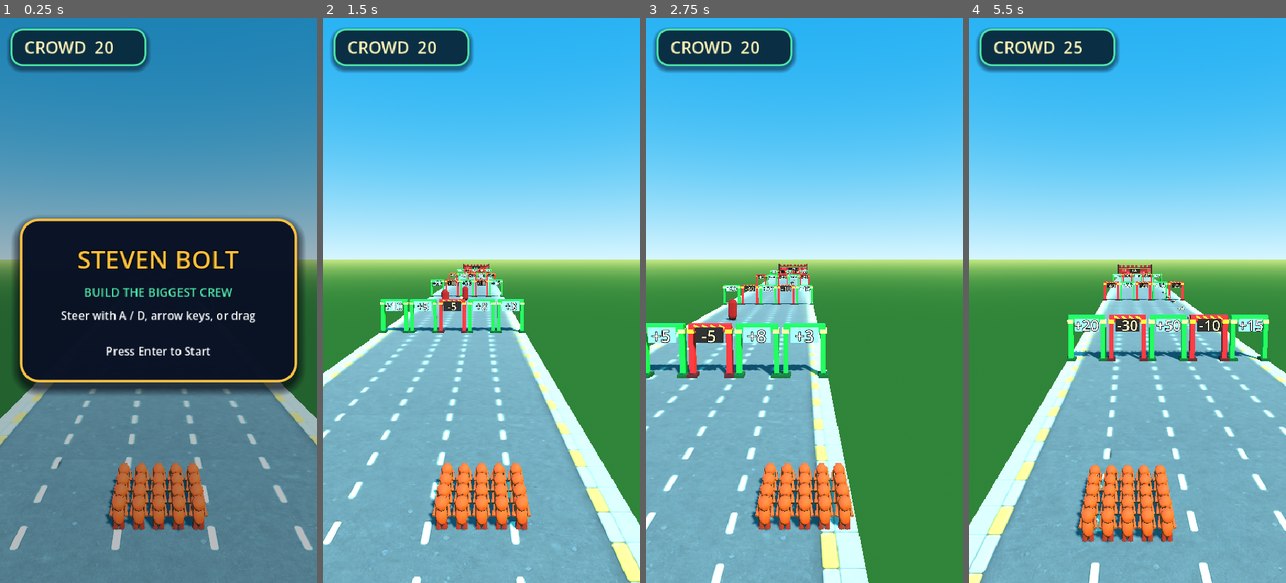
Above: before the commit, frames 1-4 (left to right).
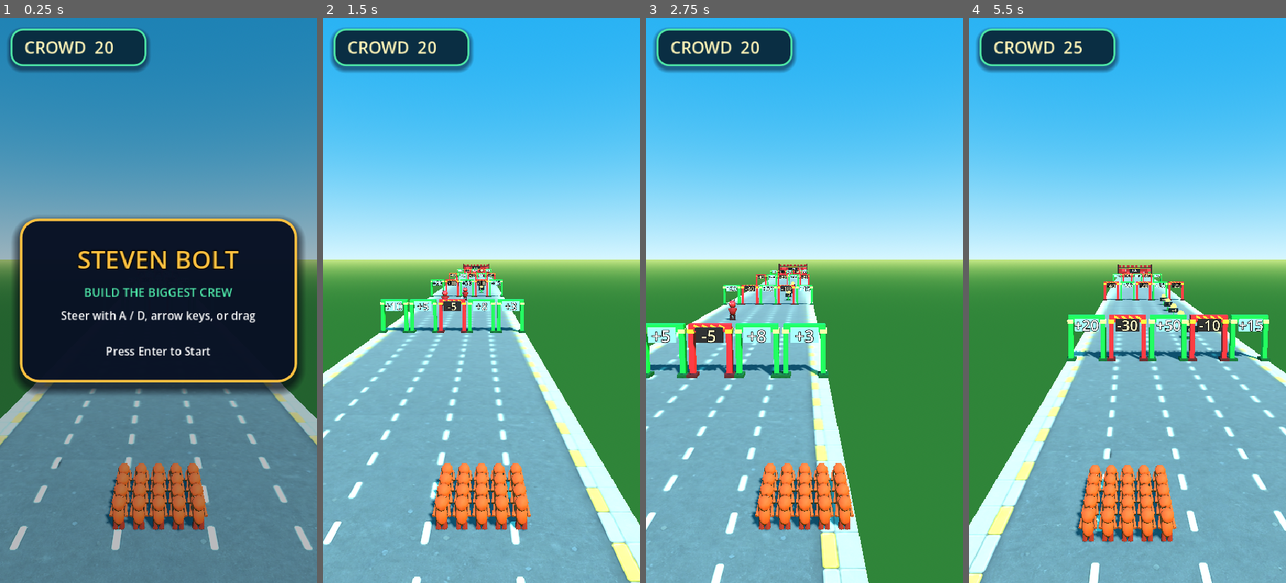
Above: after the commit, the same moments.

Repository: hobsojam/steven-bolt
Game: Godot game, scene res://scenes/main.tscn
Two runs of this game, one before a commit and one after it. Both use one fixed random seed, a clock stepped at 60 frames per second and the inputs below.
Inputs (mouse positions are in pixels of both pictures, inside the frame that each line leads up to):
- Up to frame 1 (0.25 s): no input
- Up to frame 2 (1.5 s): tap Enter (ui_accept) at 0.5, 0.77 s; move the mouse to (551, 272) at 0.52 s; hold Right (lane_right) 0.53-1.25 s; click (551, 272) at 0.67 s; drag from (418, 328) to (465, 413) at 1.27 s
- Up to frame 3 (2.75 s): move the mouse to (836, 176) at 2.02 s; hold Right (lane_right) from 2.03 s (still down)
- Up to frame 4 (5.5 s): release Right (lane_right) at 2.75 s; drag from (1111, 413) to (1032, 215) at 2.77 s; move the mouse to (1222, 385) at 3.52 s; hold Left (lane_left) 3.53-4.25 s; tap Enter (ui_accept) at 3.77 s; drag from (1032, 215) to (1079, 159) at 4.27 s; move the mouse to (1143, 300) at 5.02 s; hold Left (lane_left) from 5.03 s (still down); click (1143, 300) at 5.17 s

The runs differ from the first frame. In frame 2, less than 0.1% of the frame differs, in the area x 37-51%, y 45-51%; in frame 3, 0.1%; in frame 4, 0.2%, in the area x 59-73%, y 48-57%.

Commit message:
Add combat and pickup art assets

Diff:
--- a/scripts/enemy_wave_runtime.gd
+++ b/scripts/enemy_wave_runtime.gd
@@ -3,7 +3,7 @@
 # Pure combat-resolution logic, deliberately independent of the scene tree
 # (see AGENTS.md's "keep pure math testable" note) so tests/run_tests.gd can
 # exercise hit/kill/breach resolution headlessly. scripts/enemy_wave_visual.gd
-# is the thin layer that turns this state into MeshInstance3D placeholders.
+# is the thin layer that turns this state into imported model instances.
 #
 # Bullets aren't locked onto the enemy they were fired at - resolve_hits()
 # always resolves against whichever enemy is currently nearest in a bullet's
--- a/scripts/enemy_wave_visual.gd
+++ b/scripts/enemy_wave_visual.gd
@@ -1,10 +1,12 @@
 extends Node3D
 
 const RunRules := preload("res://scripts/run_rules.gd")
+const EnemyModel := preload("res://assets/models/enemy.glb")
+const BulletModel := preload("res://assets/models/bullet.glb")
 
 var runtime
 
-var _enemy_nodes: Array[MeshInstance3D] = []
+var _enemy_nodes: Array[Node3D] = []
 var _bullet_container: Node3D
 
 
@@ -28,34 +30,14 @@
 		_bullet_container.add_child(_spawn_bullet_visual(bullet))
 
 
-func _spawn_enemy_visual(enemy: Dictionary) -> MeshInstance3D:
-	var mesh_instance := MeshInstance3D.new()
-	var capsule := CapsuleMesh.new()
-	capsule.radius = 0.3
-	capsule.height = 1.4
-	mesh_instance.mesh = capsule
-	var material := StandardMaterial3D.new()
-	# StandardMaterial3D albedo is linear-space; the authored value is a
-	# conventional sRGB hex, matching the "Barrier red" danger color used
-	# for the toll wall/negative gates (see tools/generate_art_assets.gd).
-	material.albedo_color = Color("c93643").srgb_to_linear()
-	mesh_instance.material_override = material
-	mesh_instance.position = Vector3(RunRules.lane_x(enemy["lane"]), 0.7, -enemy["distance"])
-	add_child(mesh_instance)
-	return mesh_instance
+func _spawn_enemy_visual(enemy: Dictionary) -> Node3D:
+	var model := EnemyModel.instantiate() as Node3D
+	model.position = Vector3(RunRules.lane_x(enemy["lane"]), 0.0, -enemy["distance"])
+	add_child(model)
+	return model
 
 
-func _spawn_bullet_visual(bullet: Dictionary) -> MeshInstance3D:
-	var mesh_instance := MeshInstance3D.new()
-	var sphere := SphereMesh.new()
-	sphere.radius = 0.12
-	sphere.height = 0.24
-	mesh_instance.mesh = sphere
-	var material := StandardMaterial3D.new()
-	var bullet_color := Color("fff59d").srgb_to_linear()
-	material.albedo_color = bullet_color
-	material.emission_enabled = true
-	material.emission = bullet_color
-	mesh_instance.material_override = material
-	mesh_instance.position = Vector3(RunRules.lane_x(bullet["lane"]), 1.0, -bullet["distance"])
-	return mesh_instance
+func _spawn_bullet_visual(bullet: Dictionary) -> Node3D:
+	var model := BulletModel.instantiate() as Node3D
+	model.position = Vector3(RunRules.lane_x(bullet["lane"]), 1.0, -bullet["distance"])
+	return model
--- a/scripts/pickup.gd
+++ b/scripts/pickup.gd
@@ -1,16 +1,19 @@
 extends Node3D
 
 const RunRules := preload("res://scripts/run_rules.gd")
+const PickupMarkerModel := preload("res://assets/models/pickup_marker.glb")
 
 
 func setup(entry: Dictionary) -> void:
-	position = Vector3(RunRules.lane_x(entry["lane"]), 1.1, -entry["distance"])
+	position = Vector3(RunRules.lane_x(entry["lane"]), 0.0, -entry["distance"])
+	add_child(PickupMarkerModel.instantiate())
 	add_child(_build_label(entry["op"], entry["value"]))
 
 
 func _build_label(op: String, value: int) -> Label3D:
 	var label := Label3D.new()
 	label.text = "%s%d" % [op, value]
+	label.position = Vector3(0.0, 0.52, 0.15)
 	label.font_size = 40
 	label.pixel_size = 0.008
 	label.billboard = BaseMaterial3D.BILLBOARD_ENABLED
--- a/tools/generate_art_assets.gd
+++ b/tools/generate_art_assets.gd
@@ -5,10 +5,13 @@
 
 func _initialize() -> void:
 	var errors: Array[String] = []
-	_export_model("crowd_unit", _build_crowd_unit(), errors)
-	_export_model("gate_positive", _build_gate(true), errors)
-	_export_model("gate_negative", _build_gate(false), errors)
-	_export_model("toll_wall", _build_toll_wall(), errors)
+	_export_model("crowd_unit", _build_crowd_unit(), 800, errors)
+	_export_model("gate_positive", _build_gate(true), 300, errors)
+	_export_model("gate_negative", _build_gate(false), 300, errors)
+	_export_model("toll_wall", _build_toll_wall(), 500, errors)
+	_export_model("enemy", _build_enemy(), 500, errors)
+	_export_model("bullet", _build_bullet(), 100, errors)
+	_export_model("pickup_marker", _build_pickup_marker(), 150, errors)
 	if errors.is_empty():
 		print("Generated all low-poly art assets")
 		quit(0)
@@ -18,7 +21,19 @@
 		quit(1)
 
 
-func _export_model(file_name: String, model: MeshInstance3D, errors: Array[String]) -> void:
+func _export_model(
+	file_name: String,
+	model: MeshInstance3D,
+	triangle_budget: int,
+	errors: Array[String]
+) -> void:
+	var triangle_count := model.mesh.get_faces().size() / 3
+	if triangle_count > triangle_budget:
+		errors.append(
+			"%s uses %d triangles (budget: %d)" % [file_name, triangle_count, triangle_budget]
+		)
+		model.free()
+		return
 	var root := Node3D.new()
 	root.name = file_name.to_pascal_case()
 	root.add_child(model)
@@ -35,7 +50,7 @@
 	if write_error != OK:
 		errors.append("Could not write %s: error %d" % [output_path, write_error])
 	else:
-		print("Generated %s" % output_path)
+		print("Generated %s (%d triangles)" % [output_path, triangle_count])
 	root.free()
 
 
@@ -184,6 +199,163 @@
 	return instance
 
 
+func _build_enemy() -> MeshInstance3D:
+	var mesh := ArrayMesh.new()
+	var red := _material("Enemy red", Color("c93643"), 0.84)
+	var red_dark := _material("Enemy shadow", Color("7f1d2d"), 0.90)
+	var red_light := _material("Enemy highlight", Color("ef6570"), 0.76)
+	var eyes := _emissive_material("Enemy eyes", Color("fff59d"), 1.5)
+
+	var body := SphereMesh.new()
+	body.radius = 0.23
+	body.height = 0.68
+	body.radial_segments = 8
+	body.rings = 5
+	_append(mesh, body, Transform3D(Basis.IDENTITY, Vector3(0.0, 0.59, 0.0)), red)
+
+	var head := SphereMesh.new()
+	head.radius = 0.25
+	head.height = 0.50
+	head.radial_segments = 8
+	head.rings = 4
+	_append(mesh, head, Transform3D(Basis.IDENTITY, Vector3(0.0, 1.05, 0.01)), red_light)
+
+	for side in [-1.0, 1.0]:
+		var leg := CylinderMesh.new()
+		leg.top_radius = 0.075
+		leg.bottom_radius = 0.09
+		leg.height = 0.32
+		leg.radial_segments = 6
+		leg.rings = 1
+		_append(
+			mesh,
+			leg,
+			Transform3D(Basis.IDENTITY, Vector3(0.11 * side, 0.16, 0.0)),
+			red_dark
+		)
+
+		var foot := BoxMesh.new()
+		foot.size = Vector3(0.16, 0.08, 0.20)
+		_append(
+			mesh,
+			foot,
+			Transform3D(Basis.IDENTITY, Vector3(0.11 * side, 0.04, 0.045)),
+			red_dark
+		)
+
+		var arm := CylinderMesh.new()
+		arm.top_radius = 0.055
+		arm.bottom_radius = 0.07
+		arm.height = 0.28
+		arm.radial_segments = 6
+		arm.rings = 1
+		var arm_basis := Basis.from_euler(
+			Vector3(deg_to_rad(8.0), 0.0, deg_to_rad(-18.0 * side))
+		)
+		_append(
+			mesh,
+			arm,
+			Transform3D(arm_basis, Vector3(0.225 * side, 0.67, 0.0)),
+			red
+		)
+
+		var horn := CylinderMesh.new()
+		horn.top_radius = 0.0
+		horn.bottom_radius = 0.075
+		horn.height = 0.28
+		horn.radial_segments = 5
+		horn.rings = 1
+		var horn_basis := Basis.from_euler(Vector3(0.0, 0.0, deg_to_rad(-12.0 * side)))
+		_append(
+			mesh,
+			horn,
+			Transform3D(horn_basis, Vector3(0.13 * side, 1.29, 0.0)),
+			red_dark
+		)
+
+		var eye := BoxMesh.new()
+		eye.size = Vector3(0.075, 0.045, 0.028)
+		_append(
+			mesh,
+			eye,
+			Transform3D(Basis.IDENTITY, Vector3(0.082 * side, 1.08, 0.247)),
+			eyes
+		)
+
+	var instance := MeshInstance3D.new()
+	instance.name = "Enemy"
+	instance.mesh = mesh
+	return instance
+
+
+func _build_bullet() -> MeshInstance3D:
+	var mesh := ArrayMesh.new()
+	var glow := _emissive_material("Friendly bolt", Color("fff59d"), 2.2)
+	var core := _emissive_material("Bolt core", Color("ffffff"), 2.8)
+	var forward_basis := Basis.from_euler(Vector3(deg_to_rad(90.0), 0.0, 0.0))
+
+	var body := CylinderMesh.new()
+	body.top_radius = 0.065
+	body.bottom_radius = 0.065
+	body.height = 0.18
+	body.radial_segments = 6
+	body.rings = 1
+	_append(mesh, body, Transform3D(forward_basis, Vector3.ZERO), glow)
+
+	var tip := CylinderMesh.new()
+	tip.top_radius = 0.0
+	tip.bottom_radius = 0.08
+	tip.height = 0.12
+	tip.radial_segments = 6
+	tip.rings = 1
+	_append(mesh, tip, Transform3D(forward_basis, Vector3(0.0, 0.0, -0.15)), core)
+
+	var instance := MeshInstance3D.new()
+	instance.name = "Bullet"
+	instance.mesh = mesh
+	return instance
+
+
+func _build_pickup_marker() -> MeshInstance3D:
+	var mesh := ArrayMesh.new()
+	var green := _material("Pickup green", Color("42d67b"), 0.76)
+	var green_dark := _material("Pickup shadow", Color("158f55"), 0.86)
+	var gold := _emissive_material("Pickup gold", Color("ffd34e"), 0.65)
+	var panel := _material("Pickup number panel", Color("0b2b3e"), 0.88)
+	var facing_basis := Basis.from_euler(Vector3(deg_to_rad(90.0), 0.0, 0.0))
+
+	var base := CylinderMesh.new()
+	base.top_radius = 0.22
+	base.bottom_radius = 0.25
+	base.height = 0.08
+	base.radial_segments = 8
+	base.rings = 1
+	_append(mesh, base, Transform3D(Basis.IDENTITY, Vector3(0.0, 0.04, 0.0)), green_dark)
+
+	var stem := CylinderMesh.new()
+	stem.top_radius = 0.045
+	stem.bottom_radius = 0.055
+	stem.height = 0.48
+	stem.radial_segments = 6
+	stem.rings = 1
+	_append(mesh, stem, Transform3D(Basis.IDENTITY, Vector3(0.0, 0.30, 0.0)), green)
+
+	_add_box(mesh, Vector3(0.66, 0.32, 0.08), Vector3(0.0, 0.52, 0.08), panel)
+
+	var coin := CylinderMesh.new()
+	coin.top_radius = 0.21
+	coin.bottom_radius = 0.21
+	coin.height = 0.08
+	coin.radial_segments = 8
+	coin.rings = 1
+	_append(mesh, coin, Transform3D(facing_basis, Vector3(0.0, 0.78, 0.0)), gold)
+
+	var instance := MeshInstance3D.new()
+	instance.name = "PickupMarker"
+	instance.mesh = mesh
+	return instance
+
+
 func _add_box(
 	target: ArrayMesh,
 	size: Vector3,
@@ -215,3 +387,16 @@
 	material.albedo_color = color.srgb_to_linear()
 	material.roughness = roughness
 	return material
+
+
+func _emissive_material(
+	label: String,
+	color: Color,
+	energy_multiplier: float
+) -> StandardMaterial3D:
+	var material := _material(label, color, 0.45)
+	var linear_color := color.srgb_to_linear()
+	material.emission_enabled = true
+	material.emission = linear_color
+	material.emission_energy_multiplier = energy_multiplier
+	return material
Binary file added: assets/models/bullet.glb
Not shown, added: assets/models/bullet.glb.import
Binary file added: assets/models/enemy.glb
Not shown, added: assets/models/enemy.glb.import
Binary file added: assets/models/pickup_marker.glb
Not shown, added: assets/models/pickup_marker.glb.import
